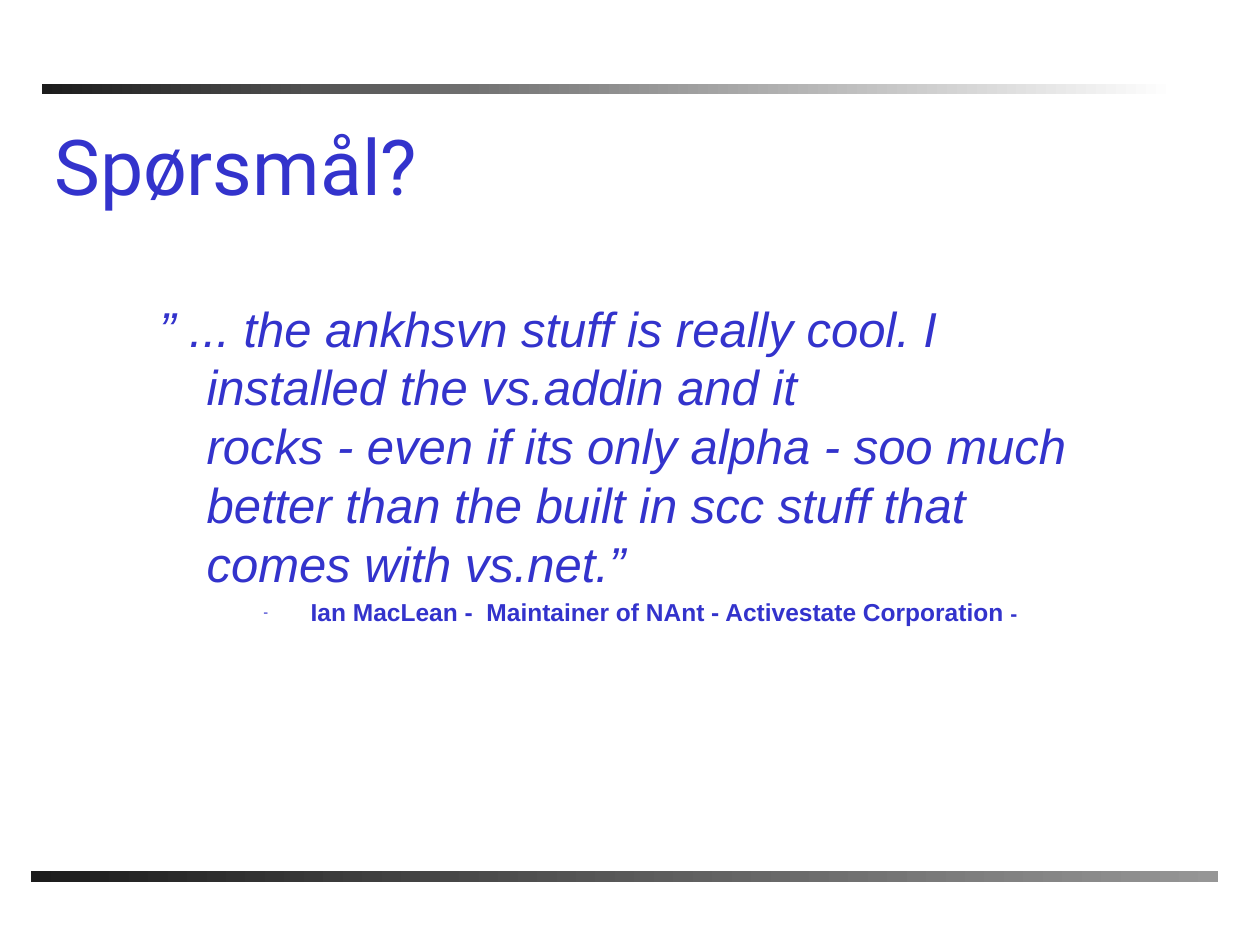
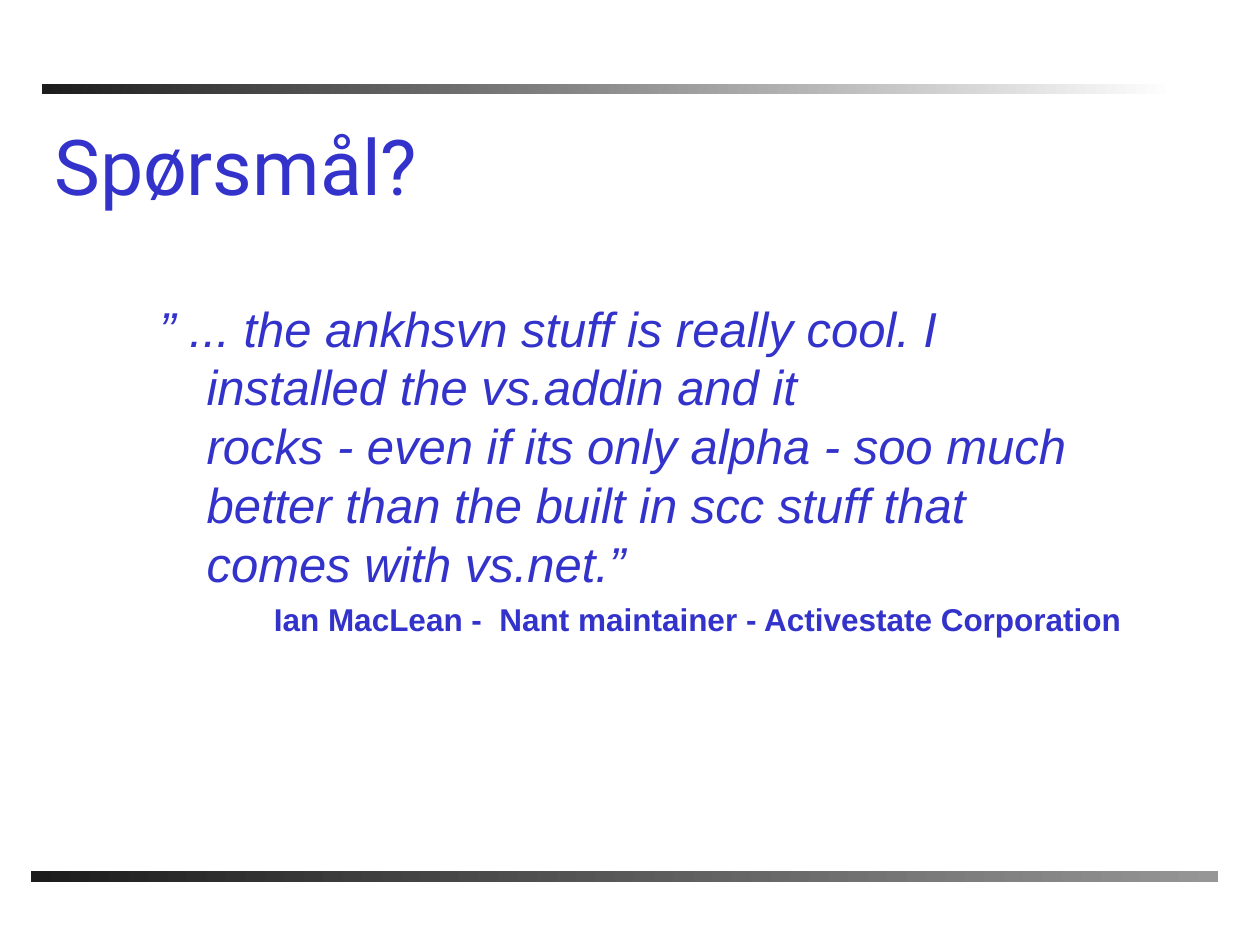
Before and after one commit to PhilJollans/AnkhSVN2019, a slide deck: slide 26 of doc/powerpoint/Subversion_addin_for_VS.NET.ppt (slide 25 before the commit). Drawn at 1260x945 pixels with LibreOffice and Linux fonts; fonts in the diff are those of the drawing; background and template pictures are left out. Boxes give left, top, right and bottom in pixels: in the first picture for what was removed or moved away, otherwise in the second. Text is boxed around its words. In the diff, an @@ line names an element or a change of style, - is before the commit and + after.

```diff
--- a/doc/powerpoint/Subversion_addin_for_VS.NET.ppt
+++ b/doc/powerpoint/Subversion_addin_for_VS.NET.ppt
@@ text at bbox=[274, 608, 1121, 637]: text changed; size 14 to 18 pt @@
-– Ian MacLean - Maintainer of NAnt - Activestate Corporation -
+Ian MacLean - Nant maintainer - Activestate Corporation
```
Also in this commit, not shown: 1 other slide changed, 2 slides added, 1 slide removed, 1 other file.
